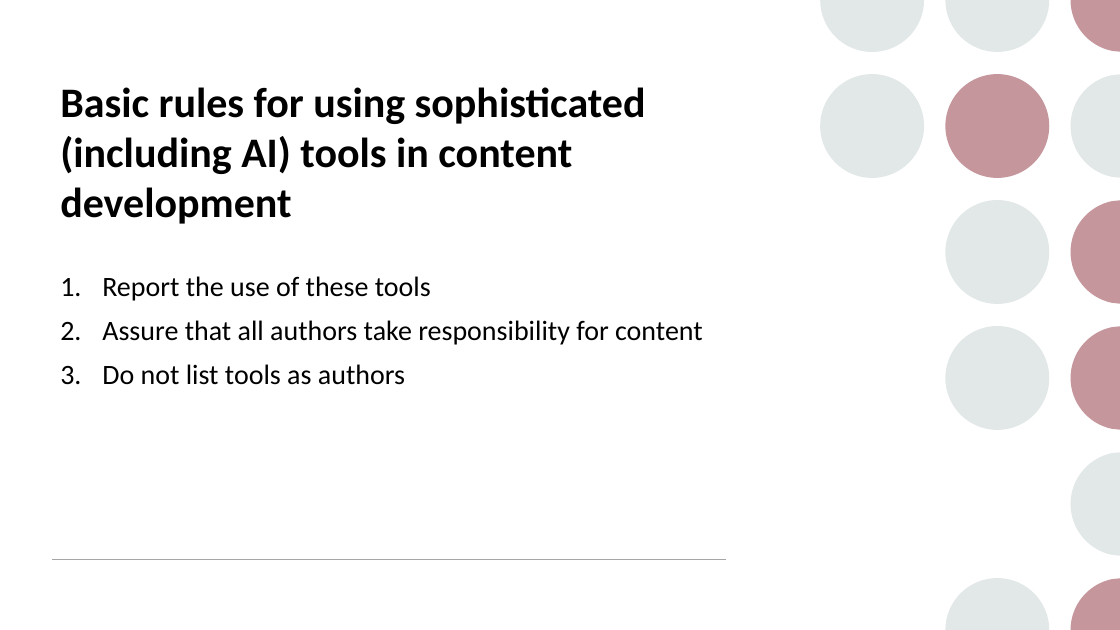
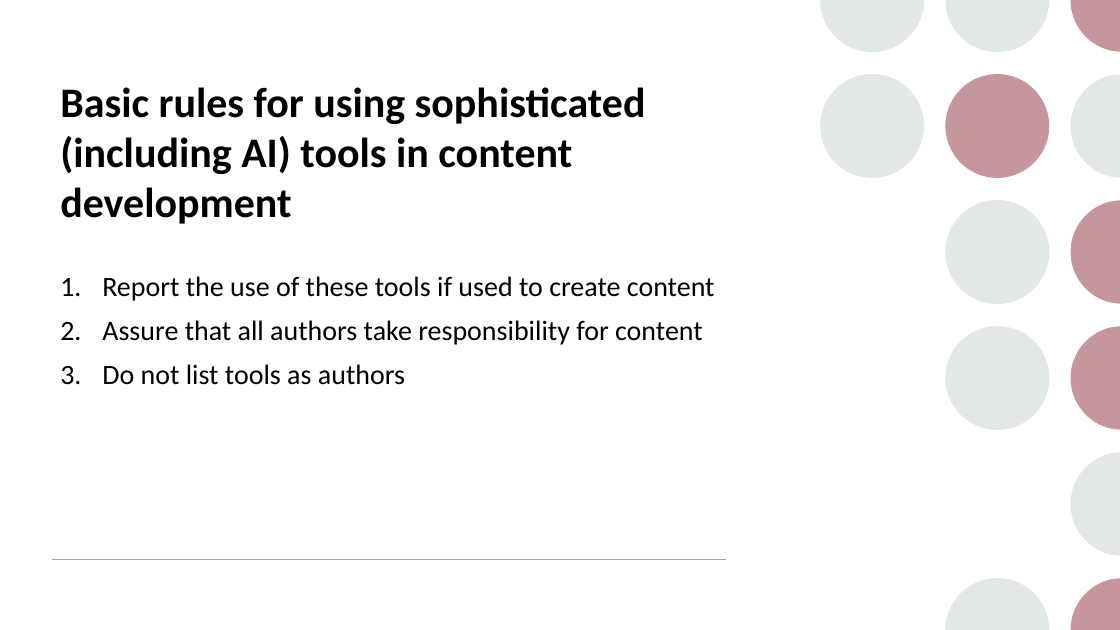
Before and after one commit to maherou/Teaching, a slide deck: slide 7 of files/CS373/GenerativeAITools/GenerativeAITools.pptx. Drawn at 1120x630 pixels with LibreOffice and Linux fonts; fonts in the diff are those of the drawing. Boxes give left, top, right and bottom in pixels: in the first picture for what was removed or moved away, otherwise in the second. Text is boxed around its words. In the diff, an @@ line names an element or a change of style, - is before the commit and + after.

```diff
--- a/files/CS373/GenerativeAITools/GenerativeAITools.pptx
+++ b/files/CS373/GenerativeAITools/GenerativeAITools.pptx
@@ text at (102, 276, 715, 301): text changed @@
-1. Report the use of these tools
+1. Report the use of these tools if used to create content
```
Also in this commit, not shown: 2 other slides changed, 1 other file.
